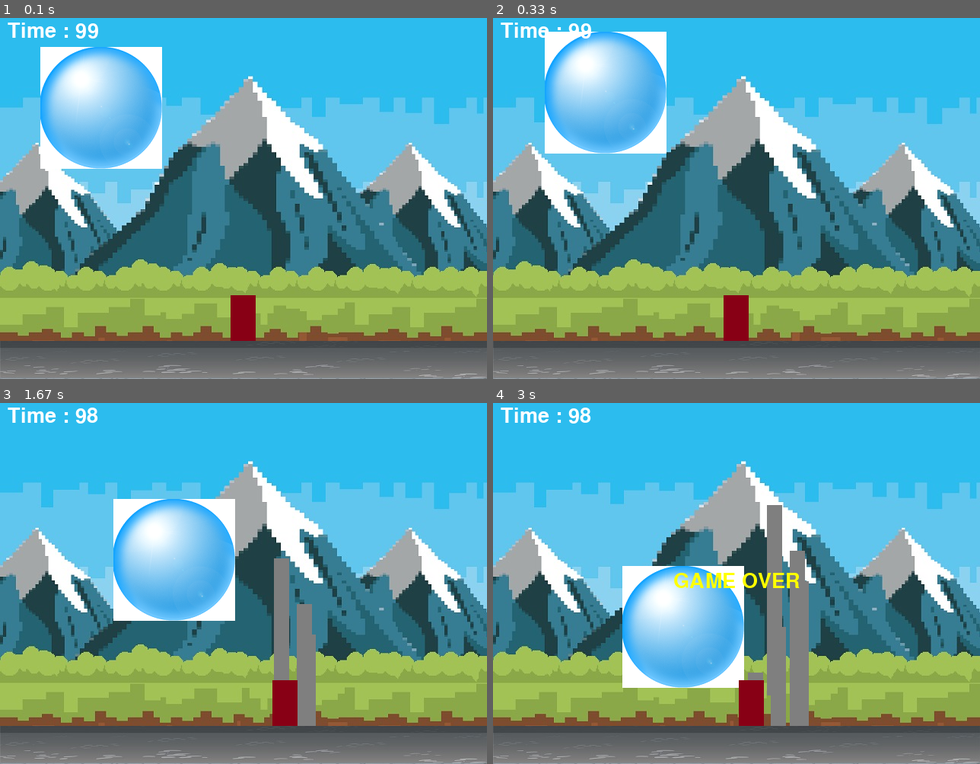
Above: before the commit, frames 1-4 (two rows, left to right).
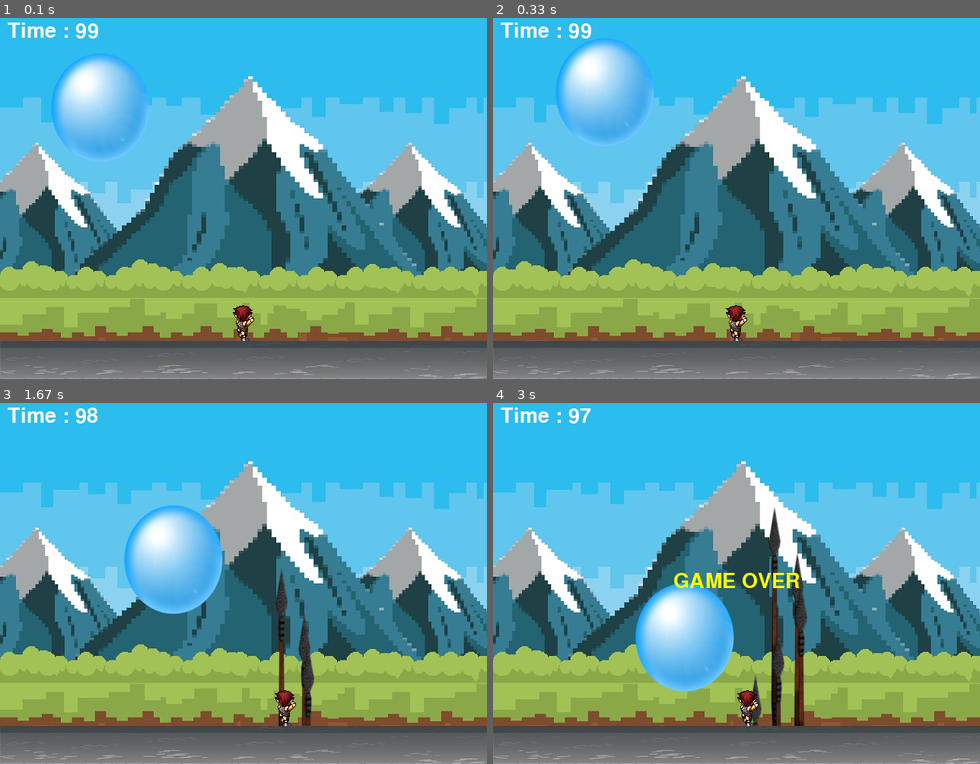
Above: after the commit, the same moments.

Repository: kwon76/python_gameproject
Game: pygame game, started from main.py
Same seed, same stepped clock (60 frames per second), same inputs: the game is played once before the commit and once after it.
Inputs:
- Up to frame 1 (0.1 s): no input
- Up to frame 2 (0.33 s): no input
- Up to frame 3 (1.67 s): hold Right 0.33-0.8 s; hold Right 0.83-1.3 s; tap Space at 0.9, 1.2, 1.4 s; hold Left from 1.33 s (still down)
- Up to frame 4 (3 s): tap Space at 1.7, 1.97 s; release Left at 1.87 s; hold Left 1.9-2.3 s

The runs differ from the first frame. In frame 1, 4.3% of the frame differs, in the area x 8-53%, y 8-90%; in frame 2, 4.4%; in frame 3, 7.6%; in frame 4, 9.8%, in the area x 17-65%, y 1-90%.

Commit message:
project_commit 9(image modified)

Diff:
--- a/main.py
+++ b/main.py
@@ -16,6 +16,11 @@
 3. 캐릭터 : 33*60
 4. 무기 : 20*430
 5. 공 : 160*160, 80*80, 40*40, 20*20
+
+[내가 원하는 커스텀 추가사항]
+1. 캐릭터가 좌, 우, 무기를 쏠 때마다 움직이는 것처럼 이미지를 바꿔서 출력
+2. stage별로 난이도를 다르게
+3. 무기에 1~2초 정도의 쿨타임을 두고 싶다
 """
 import os
 import pygame
@@ -49,7 +54,7 @@
 stage_height = stage_size[1] #스테이지의 높이 위에 캐릭터를 두기 위해 사용
 
 #캐릭터 만들기
-character = pygame.image.load(os.path.join(image_path, "character_basic.png"))
+character = pygame.image.load(os.path.join(image_path, "character3.png"))
 character_size = character.get_rect().size
 character_width = character_size[0]
 character_height = character_size[1]
@@ -63,7 +68,7 @@
 character_speed = 5
 
 #무기 만들기
-weapon = pygame.image.load(os.path.join(image_path, "weapon2.png"))
+weapon = pygame.image.load(os.path.join(image_path, "weapon.png"))
 weapon_size = weapon.get_rect().size
 weapon_width = weapon_size[0]
 
Binary file changed: pygameproject/images/balloon1.png
Binary file changed: pygameproject/images/balloon2.png
Binary file changed: pygameproject/images/balloon3.png
Binary file changed: pygameproject/images/balloon4.png
Binary file added: pygameproject/images/character1.png
Binary file added: pygameproject/images/character2.png
Binary file added: pygameproject/images/character3.png
Binary file changed: pygameproject/images/weapon.png
